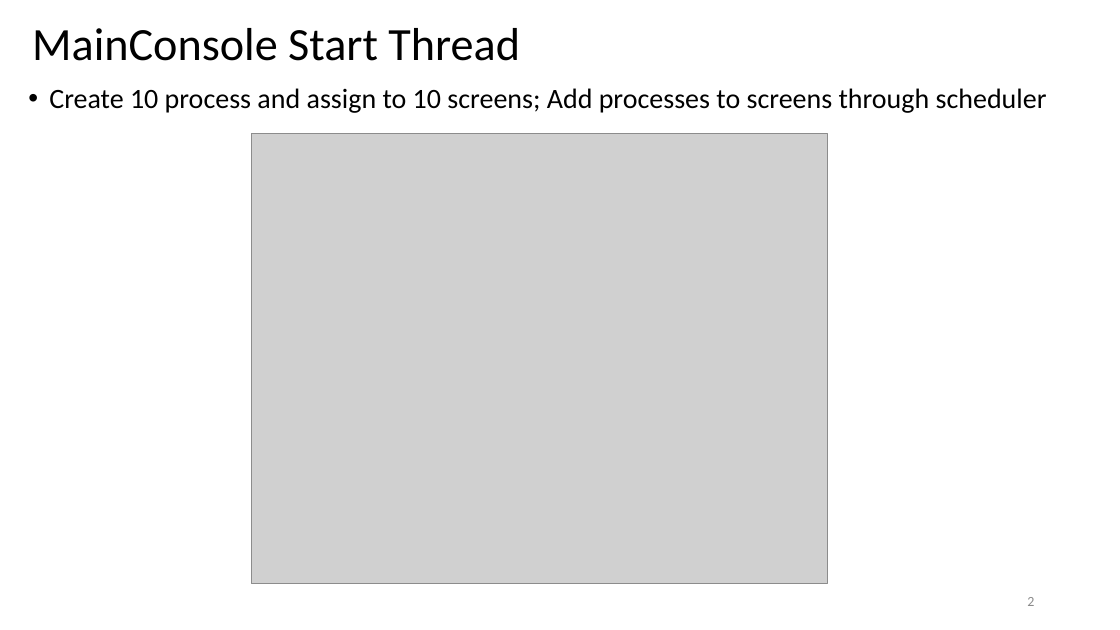
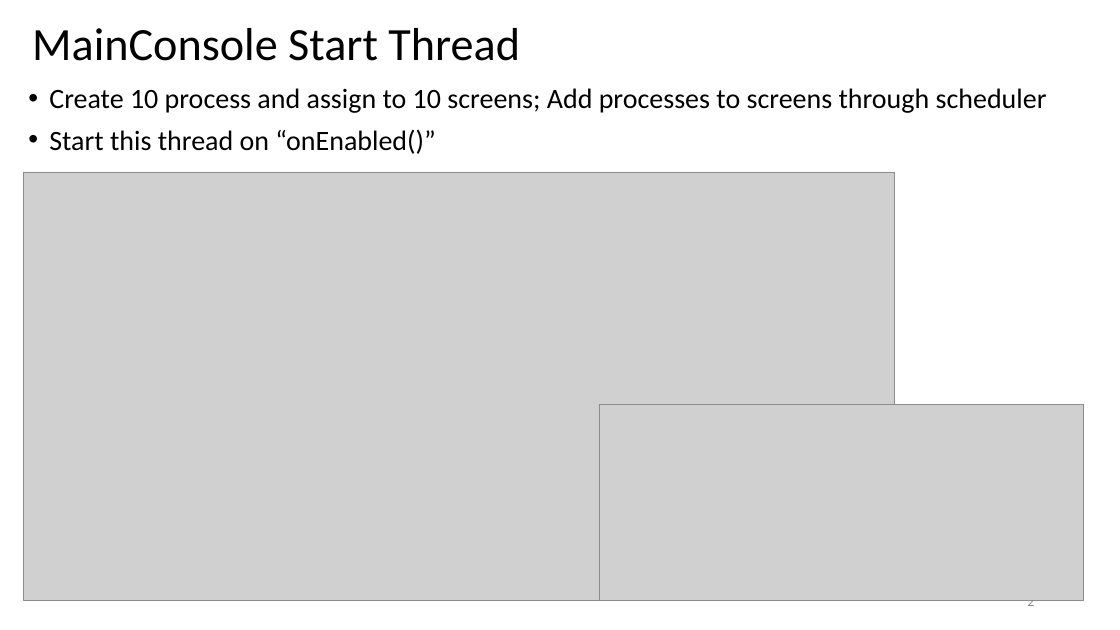
Before and after one commit to Wads01/CSOPESY, a slide deck: slide 2 of FCFS Scheduler.pptx. Drawn at 1120x630 pixels with LibreOffice and Linux fonts; fonts in the diff are those of the drawing; grey boxes stand for pictures. Boxes give left, top, right and bottom in pixels: in the first picture for what was removed or moved away, otherwise in the second. Text is boxed around its words. In the diff, an @@ line names an element or a change of style, - is before the commit and + after.

```diff
--- a/FCFS Scheduler.pptx
+++ b/FCFS Scheduler.pptx
@@ text at <box>49,129,435,154</box>: paragraph added @@
+• Start this thread on “onEnabled()”
@@ picture: place and size @@
-picture at <box>251,134,828,585</box>
+picture at <box>24,172,894,601</box>
@@ picture added at <box>600,405,1084,602</box> @@
```
Also in this commit, not shown: 1 other slide changed.
